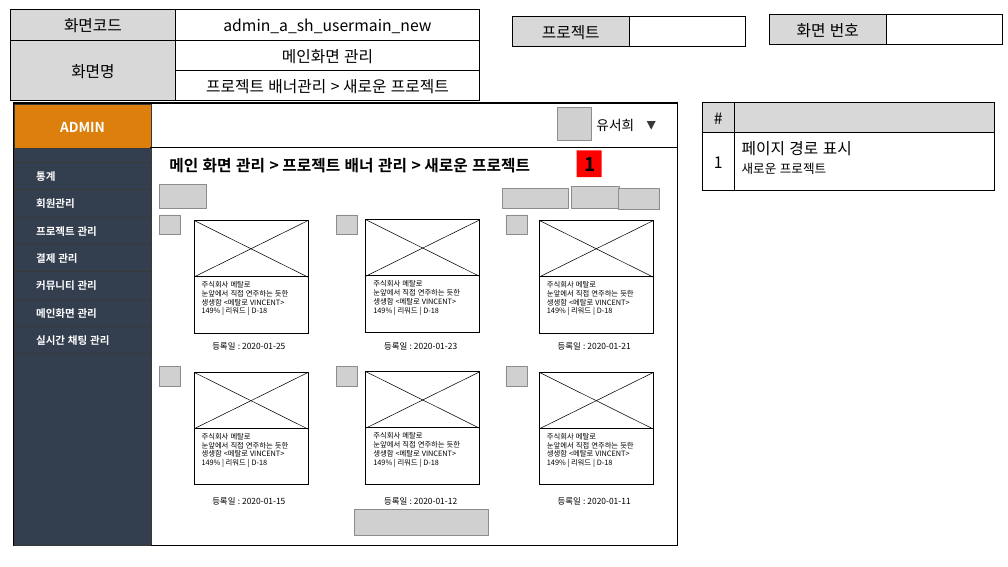
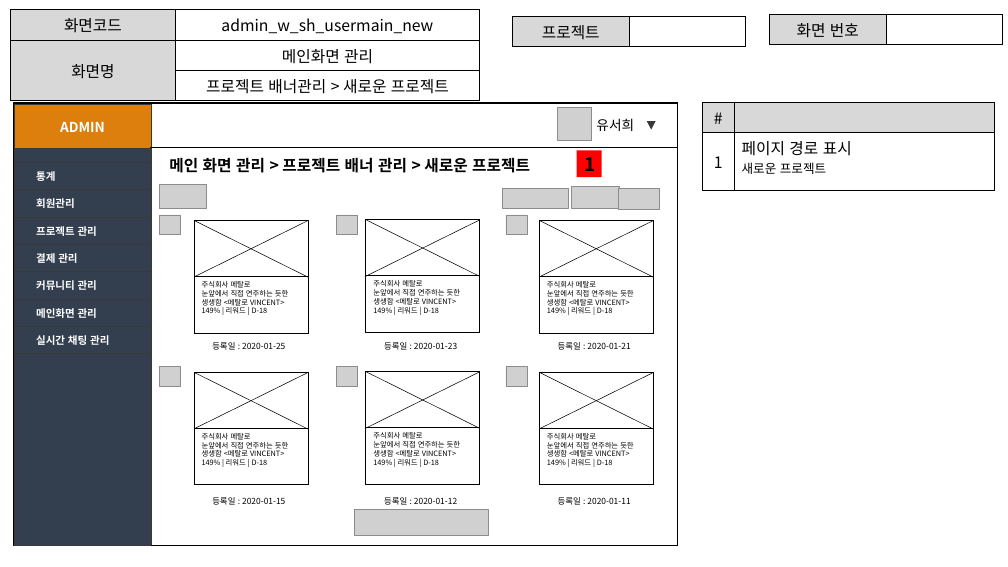
Before and after one commit to ezenteam2/EzenCrowdFunding, a slide deck: slide 16 of project03 화면설계서/project03 - 화면 설계서 - 서희.pptx. Drawn at 1008x567 pixels with LibreOffice and Linux fonts; fonts in the diff are those of the drawing; grey boxes stand for pictures. Boxes give left, top, right and bottom in pixels: in the first picture for what was removed or moved away, otherwise in the second. Text is boxed around its words. In the diff, an @@ line names an element or a change of style, - is before the commit and + after.

```diff
--- a/project03 화면설계서/project03 - 화면 설계서 - 서희.pptx
+++ b/project03 화면설계서/project03 - 화면 설계서 - 서희.pptx
@@ table at [11, 10, 479, 98] @@
-row 1, column 2: admin_a_sh_usermain_new
+row 1, column 2: admin_w_sh_usermain_new
```
Also in this commit, not shown: 11 other slides changed, 2 other files.
